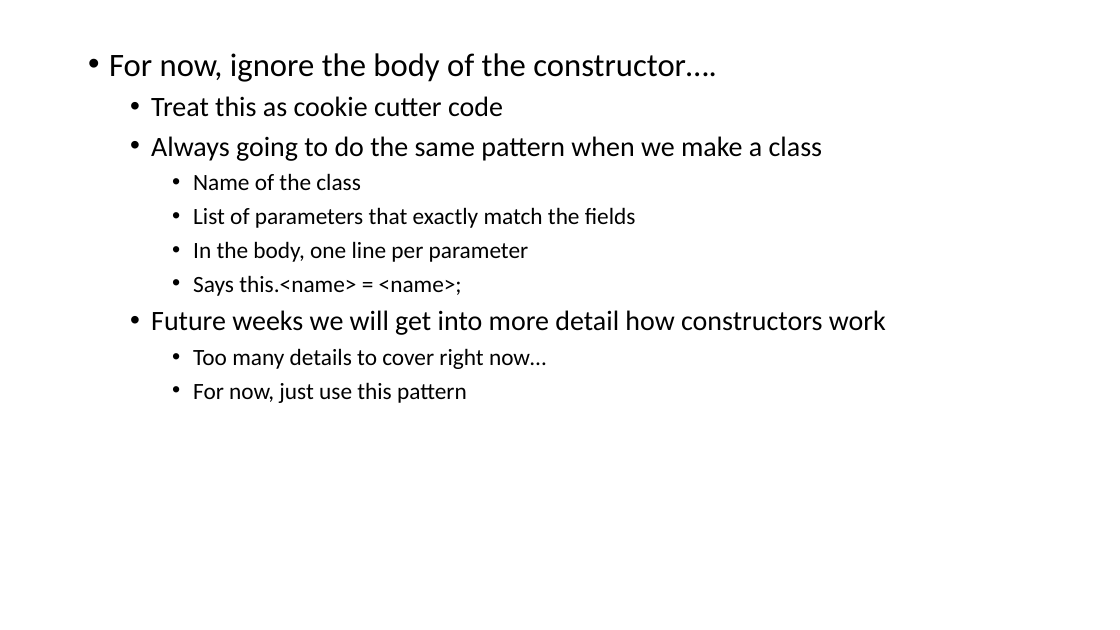
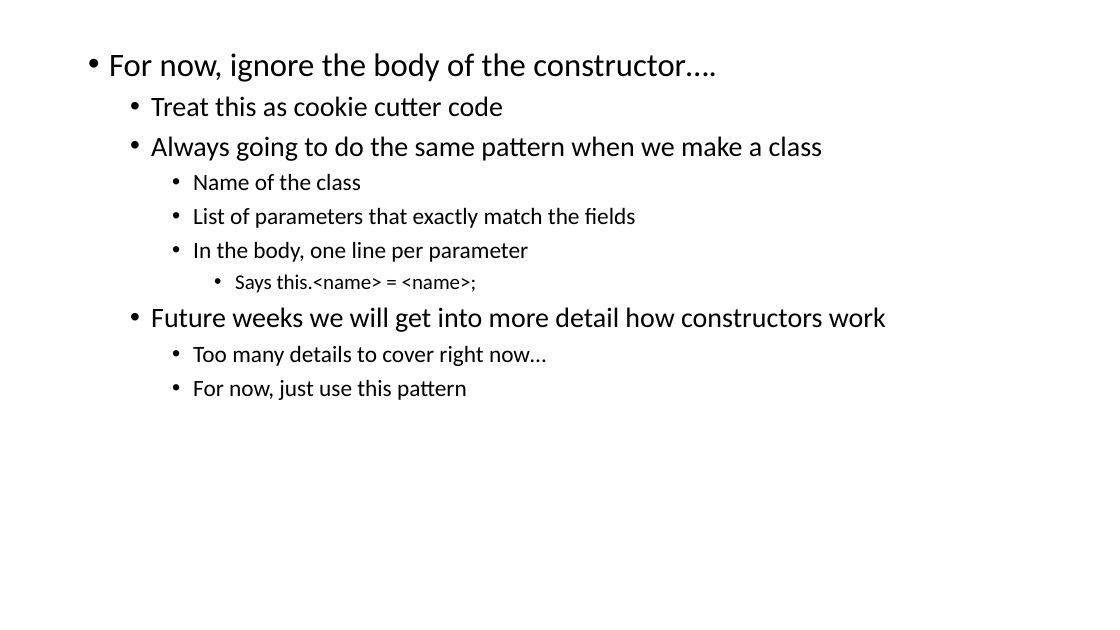
Before and after one commit to ucsd-cse11-sp21/ucsd-cse11-sp21.github.io, a slide deck: slide 12 of lectures/lecture-06/Lecture-Live A00/Lecture 06 - Lecture.pptx. Drawn at 1120x630 pixels with LibreOffice and Linux fonts; fonts in the diff are those of the drawing. Boxes give left, top, right and bottom in pixels: in the first picture for what was removed or moved away, otherwise in the second. Text is boxed around its words. In the diff, an @@ line names an element or a change of style, - is before the commit and + after.

```diff
--- a/lectures/lecture-06/Lecture-Live A00/Lecture 06 - Lecture.pptx
+++ b/lectures/lecture-06/Lecture-Live A00/Lecture 06 - Lecture.pptx
@@ text at (x1=235, y1=274, x2=477, y2=293): size 15 to 13.5 pt in "Says this.<name> = <name>;"; list level 3 to 4 in "Says this.<name> = <name>;" @@
```
Also in this commit, not shown: 2 other slides changed, 4 other files.
